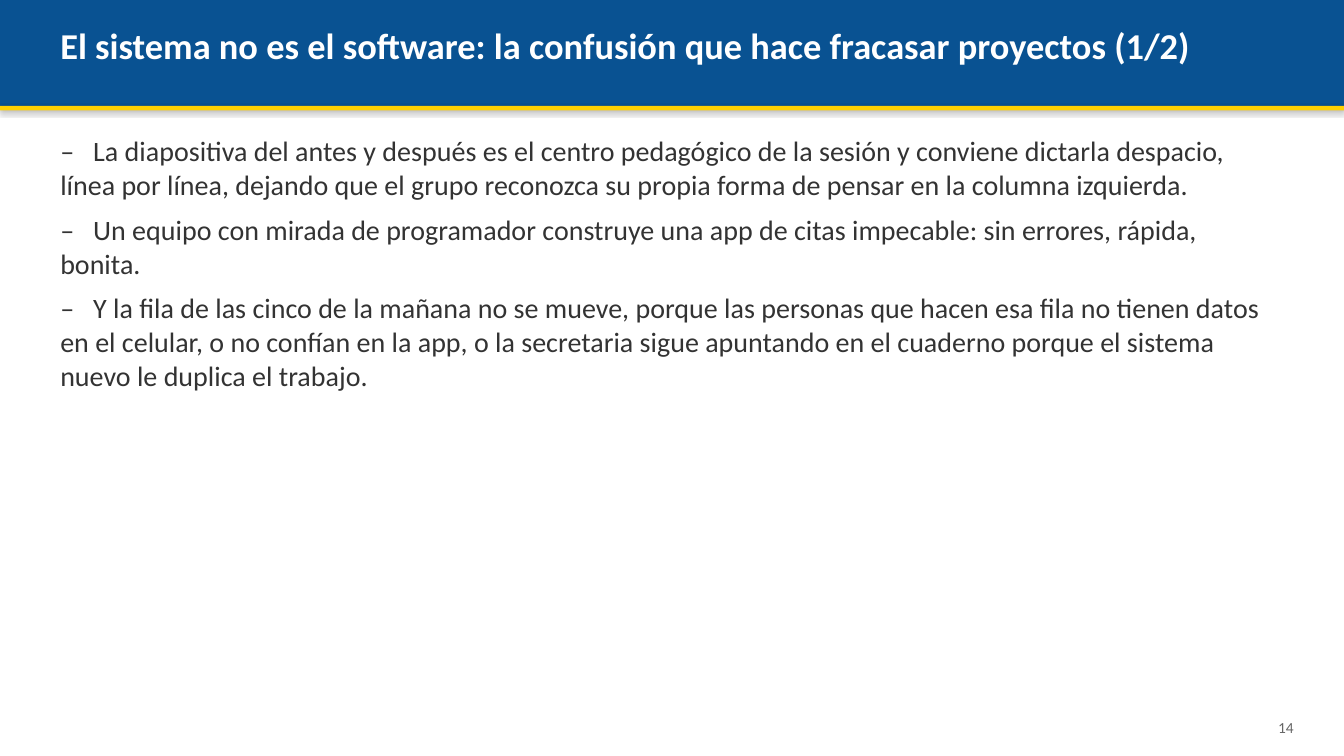
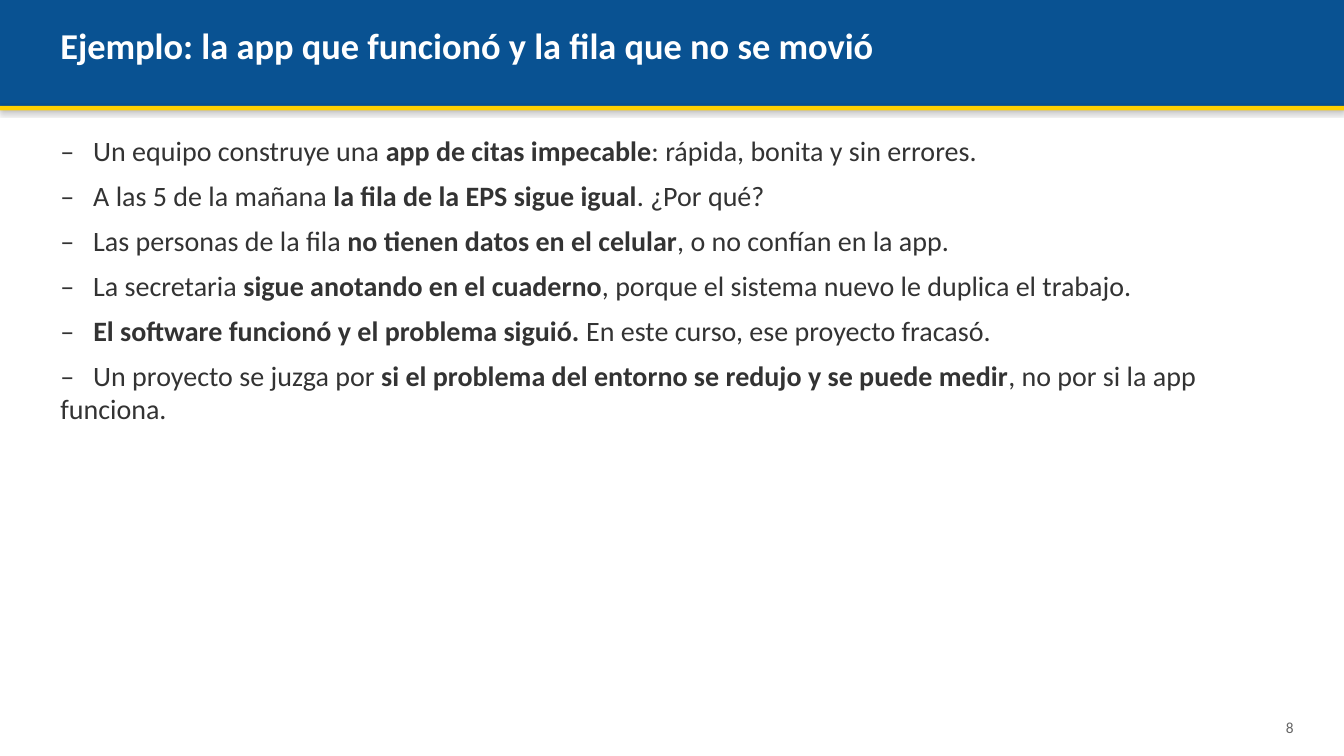
Before and after one commit to AndresDFX/UNIAJ, a slide deck: slide 8 of Introduccion a la Ingenieria/Clases/Clase 3 - Fundamentos basicos de la Ingenieria de Sistemas/Presentacion.pptx (slide 14 before the commit). Drawn at 1344x756 pixels with LibreOffice and Linux fonts; fonts in the diff are those of the drawing. Boxes give left, top, right and bottom in pixels: in the first picture for what was removed or moved away, otherwise in the second. Text is boxed around its words. In the diff, an @@ line names an element or a change of style, - is before the commit and + after.

```diff
--- a/Introduccion a la Ingenieria/Clases/Clase 3 - Fundamentos basicos de la Ingenieria de Sistemas/Presentacion.pptx
+++ b/Introduccion a la Ingenieria/Clases/Clase 3 - Fundamentos basicos de la Ingenieria de Sistemas/Presentacion.pptx
@@ text at (x1=60, y1=33, x2=874, y2=65): text changed @@
-El sistema no es el software: la confusión que hace fracasar proyectos (1/2)
+Ejemplo: la app que funcionó y la fila que no se movió
@@ text at (x1=60, y1=141, x2=1196, y2=419): text changed @@
-– La diapositiva del antes y después es el centro pedagógico de la sesión y conviene dictarla despacio, línea por línea, dejando que el grupo reconozca su propia forma de pensar en la columna izquierda.
-– Un equipo con mirada de programador construye una app de citas impecable: sin errores, rápida, bonita.
-– Y la fila de las cinco de la mañana no se mueve, porque las personas que hacen esa fila no tienen datos en el celular, o no confían en la app, o la secretaria sigue apuntando en el cuaderno porque el sistema nuevo le duplica el trabajo.
+– Un equipo construye una app de citas impecable: rápida, bonita y sin errores.
+– A las 5 de la mañana la fila de la EPS sigue igual. ¿Por qué?
+– Las personas de la fila no tienen datos en el celular, o no confían en la app.
+– La secretaria sigue anotando en el cuaderno, porque el sistema nuevo le duplica el trabajo.
+– El software funcionó y el problema siguió. En este curso, ese proyecto fracasó.
+– Un proyecto se juzga por si el problema del entorno se redujo y se puede medir, no por si la app funciona.
@@ text at (x1=1286, y1=722, x2=1294, y2=733): text changed @@
-14
+8
```
Also in this commit, not shown: 7 other slides changed, 3 slides added, 11 slides removed, 51 other files.
